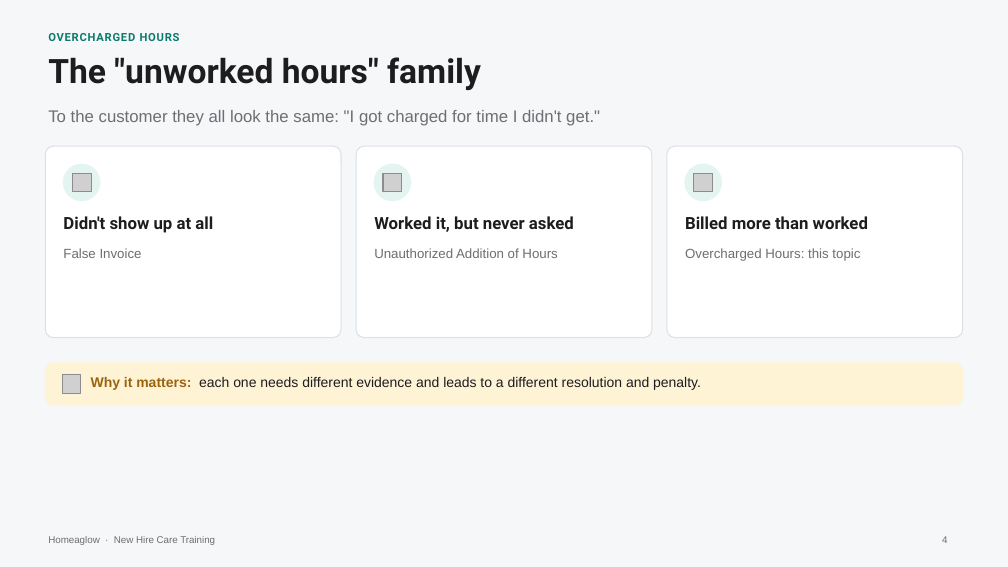
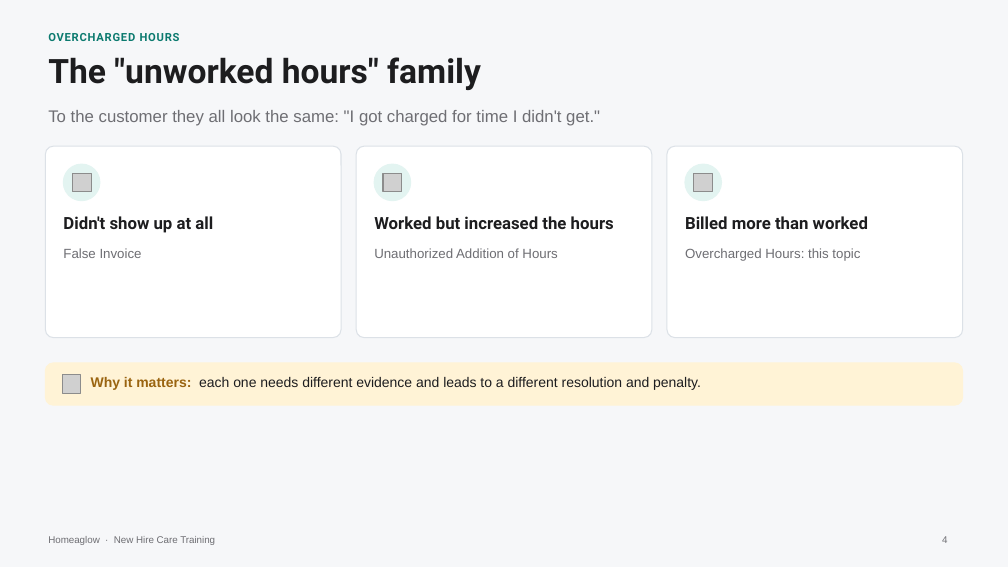
Before and after one commit to anjulimichelle/training, a slide deck: slide 4 of billing-disputes/billing-disputes-cash-payments.pptx. Drawn at 1008x567 pixels with LibreOffice and Linux fonts; fonts in the diff are those of the drawing; grey boxes stand for pictures. Boxes give left, top, right and bottom in pixels: in the first picture for what was removed or moved away, otherwise in the second. Text is boxed around its words. In the diff, an @@ line names an element or a change of style, - is before the commit and + after.

```diff
--- a/billing-disputes/billing-disputes-cash-payments.pptx
+++ b/billing-disputes/billing-disputes-cash-payments.pptx
@@ text at (374,216,614,229): text changed @@
-Worked it, but never asked
+Worked but increased the hours
```
Also in this commit, not shown: 2 other slides changed, 1 other file.
